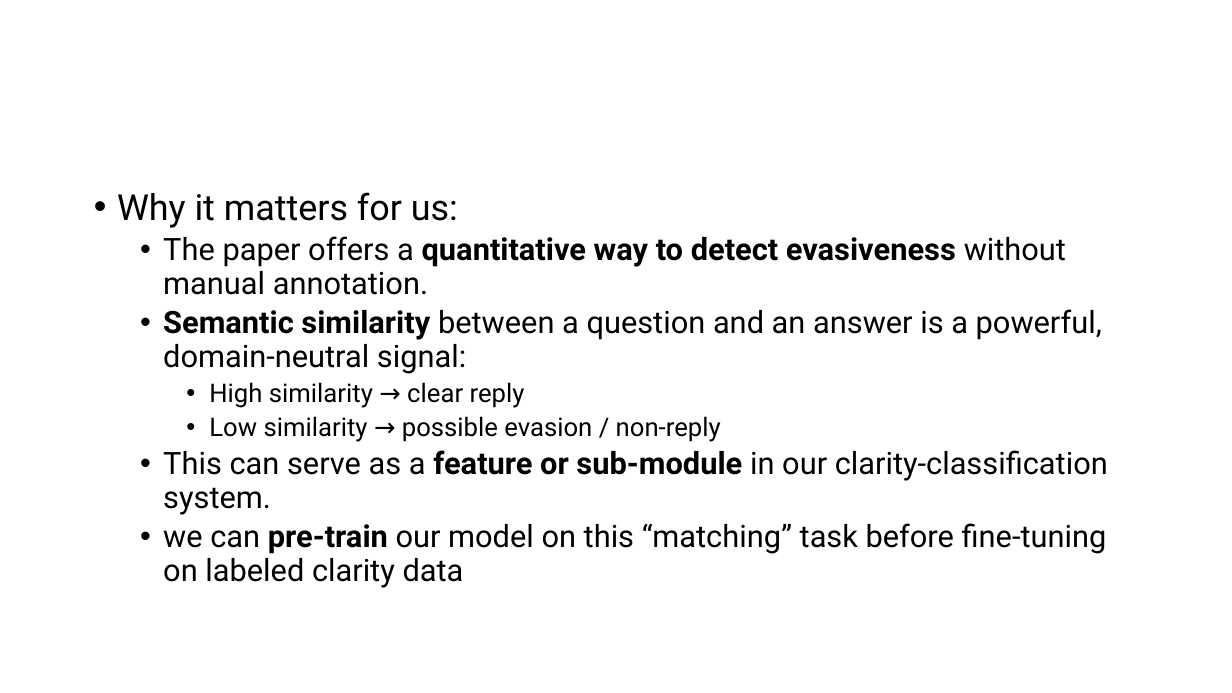
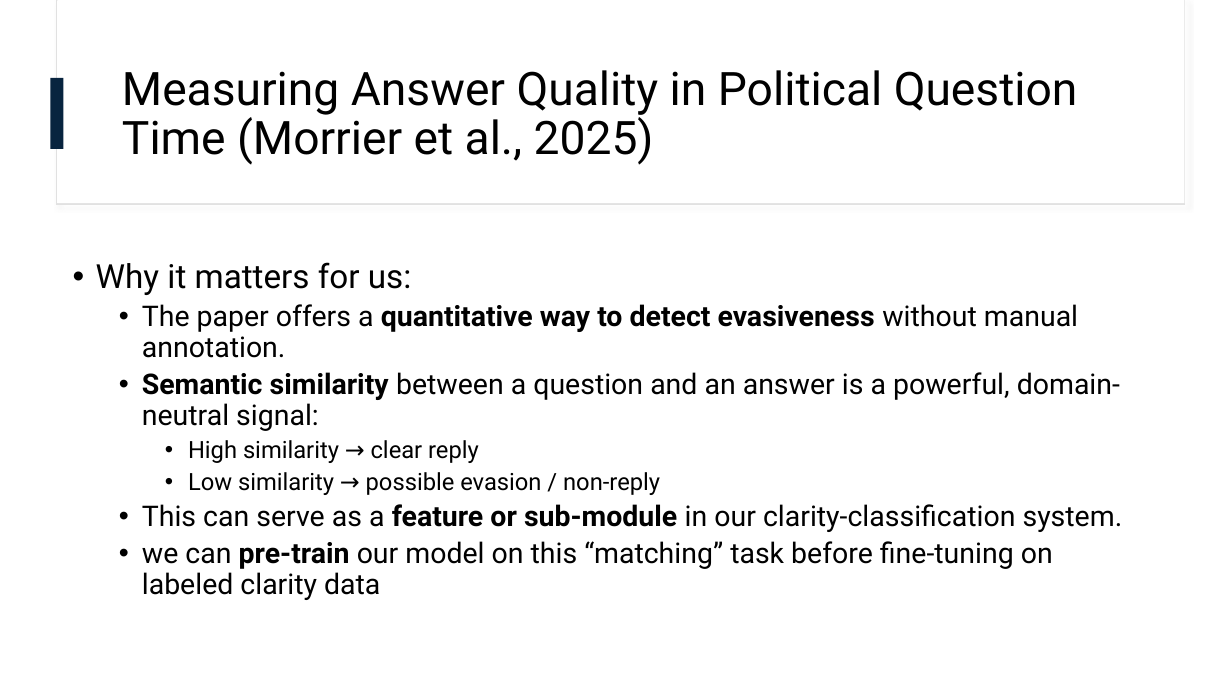
Before and after one commit to omarelbeltagy/clarity, a slide deck: slide 17 of literature/literature edited.pptx. Drawn at 1232x693 pixels with LibreOffice and Linux fonts; fonts in the diff are those of the drawing. Boxes give left, top, right and bottom in pixels: in the first picture for what was removed or moved away, otherwise in the second. Text is boxed around its words. In the diff, an @@ line names an element or a change of style, - is before the commit and + after.

Commit message:
Unify powerpoint formatting

```diff
--- a/literature/literature edited.pptx
+++ b/literature/literature edited.pptx
@@ rectangle added at <box>56,0,1185,204</box>, fill #FFFFFF, outline #E1E1E1 1 pt @@
@@ rectangle added at <box>57,0,1185,203</box>, fill #FFFFFF @@
@@ rectangle added at <box>51,78,64,149</box>, fill #08243F @@
@@ title added at <box>122,70,1078,165</box>, 36 pt, text #000000 @@
+Measuring Answer Quality in Political Question Time (Morrier et al., 2025)
@@ text "Why it matters for us:": place and size @@
-text "Why it matters for us:" at <box>117,192,1108,588</box>
+text "Why it matters for us:" at <box>96,262,1123,600</box>
@@ text "Why it matters for us:" at <box>96,262,1123,600</box>: size 28 to 25.9 pt in "Why it matters for us:"; size 24 to 22.2 pt in "The paper offers a quantitative way to ...", "Semantic similarity between a question and an ...", "This can serve as a feature or ...", "we can pre-train our model on this ..."; size 20 to 18.5 pt in "High similarity → clear reply", "Low similarity → possible evasion / non-reply"; vertical alignment top to middle @@
```
Also in this commit, not shown: 6 other slides changed.
